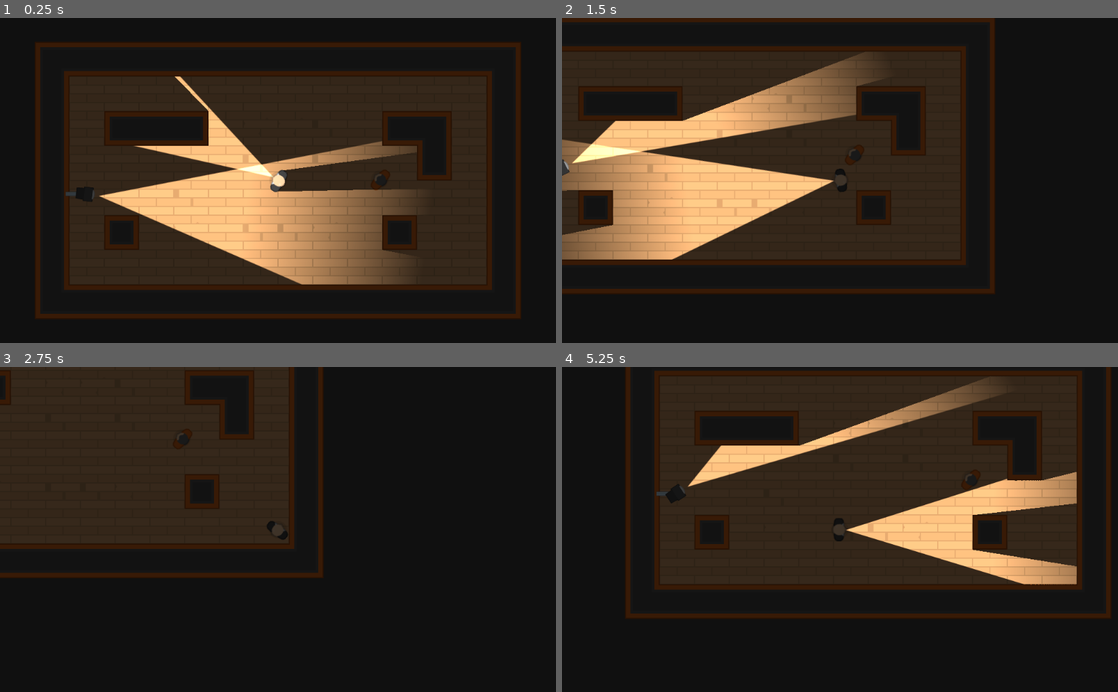
Above: before the commit, frames 1-4 (two rows, left to right).
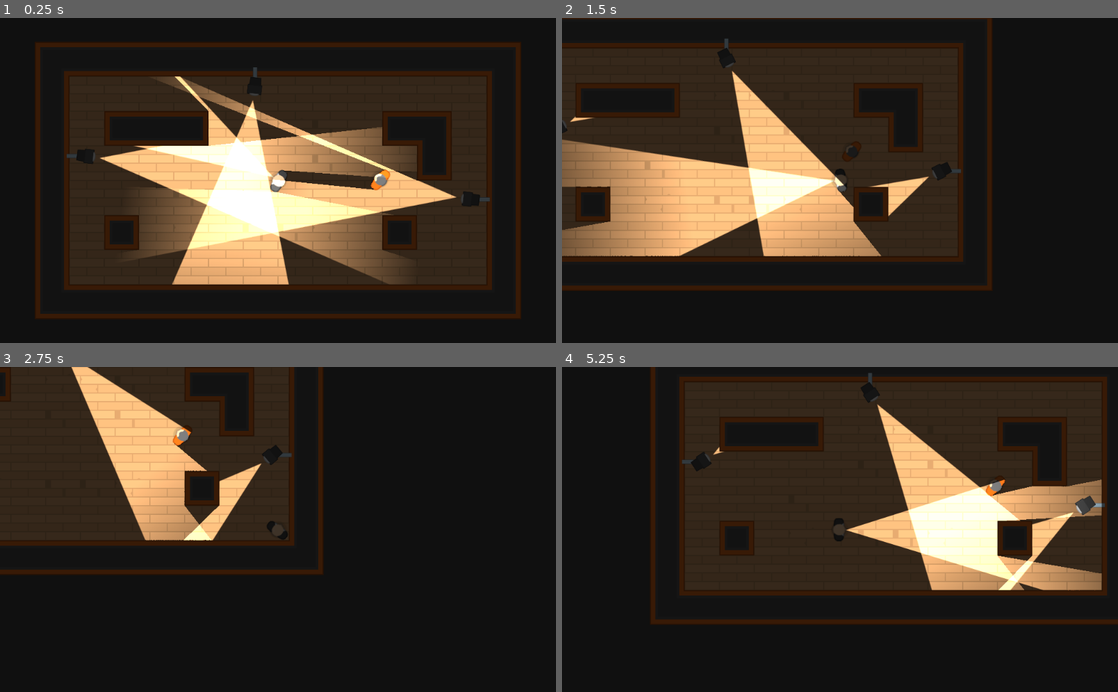
Above: after the commit, the same moments.

Repository: PatrickDorneles/HeistsMeisters
Game: Godot game, scene res://Levels/TemplateLevel.tscn
The game is run twice, just before and just after one commit, with the same random seed, the same clock (stepped at 60 frames per second) and the same inputs. Before the commit the project has no main scene; this scene is started directly in both runs.
Inputs (mouse positions are in pixels of both pictures, inside the frame that each line leads up to):
- Up to frame 1 (0.25 s): no input
- Up to frame 2 (1.5 s): move the mouse to (962, 164) at 0.52 s; hold D (move_right) 0.53-1.28 s; hold Shift (sprint) 0.53-1.28 s; move the mouse to (728, 196) at 1.27 s; hold S (move_down) from 1.28 s (still down); tap Shift (sprint) at 1.35 s
- Up to frame 3 (2.75 s): move the mouse to (333, 458) at 2.02 s; release S (move_down) at 2.03 s; hold D (move_right) from 2.03 s (still down); hold Shift (sprint) from 2.03 s (still down); click (333, 458) at 2.1 s
- Up to frame 4 (5.25 s): move the mouse to (812, 594) at 2.77 s; release D (move_right) at 2.78 s; release Shift (sprint) at 2.78 s; hold W (move_up) 2.78-3.53 s; tap Shift (sprint) at 2.85, 4.55 s; move the mouse to (1006, 578) at 3.52 s; hold Shift (sprint) 3.53-4.28 s; hold A (move_left) 3.53-5.03 s; move the mouse to (673, 480) at 4.27 s; click (673, 480) at 4.35 s; move the mouse to (867, 529) at 5.02 s; hold S (move_down) from 5.03 s (still down); hold Shift (sprint) from 5.03 s (still down)

The runs differ from the first frame. In frame 1, 18% of the frame differs, in the area x 11-89%, y 15-83%; in frame 2, 20%; in frame 3, 8.8%; in frame 4, 26%, in the area x 11-100%, y 0-80%.

Commit message:
Adding player detection script file

Diff:
--- /dev/null
+++ b/Characters/NPCs/PlayerDetection.gd
@@ -0,0 +1,18 @@
+extends "res://Characters/TemplateCharacter.gd"
+
+const FOV_TOLERANCE = 20;
+const RED = Color(1,0.25,0.25);
+const WHITE = Color(1,1,1);
+
+var Player;
+
+func _ready() -> void:
+	Player = get_node("/root").find_node("Player");
+
+
+func _process(delta: float) -> void:
+	if Player_in_FOV():
+		pass;
+
+func Player_in_FOV() -> bool:
+	return false;
--- a/Characters/NPCs/SecurityCamera.tscn
+++ b/Characters/NPCs/SecurityCamera.tscn
@@ -1,8 +1,9 @@
-[gd_scene load_steps=6 format=2]
+[gd_scene load_steps=7 format=2]
 
 [ext_resource path="res://GFX/PNG/Tiles/tile_463.png" type="Texture" id=1]
 [ext_resource path="res://Lightmaps/Torch.tscn" type="PackedScene" id=2]
 [ext_resource path="res://GFX/PNG/Tiles/tile_536.png" type="Texture" id=3]
+[ext_resource path="res://Characters/NPCs/PlayerDetection.gd" type="Script" id=4]
 
 [sub_resource type="RectangleShape2D" id=1]
 
@@ -33,6 +34,7 @@
 [node name="CameraBody" type="KinematicBody2D" parent="."]
 position = Vector2( 20, 0 )
 rotation = 0.232711
+script = ExtResource( 4 )
 
 [node name="CameraSprite" type="Sprite" parent="CameraBody"]
 rotation = 1.5708
--- a/Characters/Player/Player.gd
+++ b/Characters/Player/Player.gd
@@ -1,6 +1,9 @@
 extends "res://Characters/TemplateCharacter.gd"
 
 var motion = Vector2()
+
+const SPRINTING_SPEED = SPEED * 1.5;
+const MAX_SPRINTING_SPEED = MAX_SPEED * 2.5;
 
 enum MOVEMENT_AXIS { Y_AXIS, X_AXIS };
 
@@ -10,8 +13,8 @@
 
 func update_movement():
 
-	var movement_speed = SPEED if not Input.is_action_pressed("sprint") else SPEED * 2;
-	var max_movement_speed = MAX_SPEED if not Input.is_action_pressed("sprint") else MAX_SPEED * 2;
+	var movement_speed = SPEED if not Input.is_action_pressed("sprint") else SPRINTING_SPEED;
+	var max_movement_speed = MAX_SPEED if not Input.is_action_pressed("sprint") else MAX_SPRINTING_SPEED;
 
 	look_at(get_global_mouse_position());
 	if Input.is_action_pressed("move_up") and not Input.is_action_pressed("move_down"):
@@ -29,13 +32,13 @@
 		motion.x = lerp(motion.x, 0, FRICTION);
 
 func move(move: float, max_move: float, axis):
-	var max_value = max_move if move > 0 else 0;
-	var min_value = 0 if move > 0 else max_move;
+	var max_clamp_value = max_move if move > 0 else 0;
+	var min_clamp_value = 0 if move > 0 else max_move;
 
 	if axis == MOVEMENT_AXIS.X_AXIS:
-		motion.x = clamp(motion.x + move, min_value, max_value);
+		motion.x = clamp(motion.x + move, min_clamp_value, max_clamp_value);
 	if axis == MOVEMENT_AXIS.Y_AXIS:
-		motion.y = clamp(motion.y + move, min_value, max_value);
+		motion.y = clamp(motion.y + move, min_clamp_value, max_clamp_value);
 
 
 func _input(event):
--- a/Levels/TemplateLevel.tscn
+++ b/Levels/TemplateLevel.tscn
@@ -22,5 +22,15 @@
 position = Vector2( -220.119, 134.141 )
 color = Color( 0.243137, 0.243137, 0.243137, 1 )
 
-[node name="SecurityCamera" parent="CanvasModulate" instance=ExtResource( 4 )]
-position = Vector2( -154.491, -109.515 )
+[node name="Cameras" type="Node" parent="."]
+
+[node name="SecurityCamera" parent="Cameras" instance=ExtResource( 4 )]
+position = Vector2( -373.196, -45.3776 )
+
+[node name="SecurityCamera2" parent="Cameras" instance=ExtResource( 4 )]
+position = Vector2( -42.361, -193.132 )
+rotation = 1.5708
+
+[node name="SecurityCamera3" parent="Cameras" instance=ExtResource( 4 )]
+position = Vector2( 373.85, 34.9799 )
+rotation = 3.14159
--- a/project.godot
+++ b/project.godot
@@ -16,6 +16,7 @@
 [application]
 
 config/name="HeistMeisters"
+run/main_scene="res://Levels/TemplateLevel.tscn"
 config/icon="res://icon.png"
 
 [gui]
